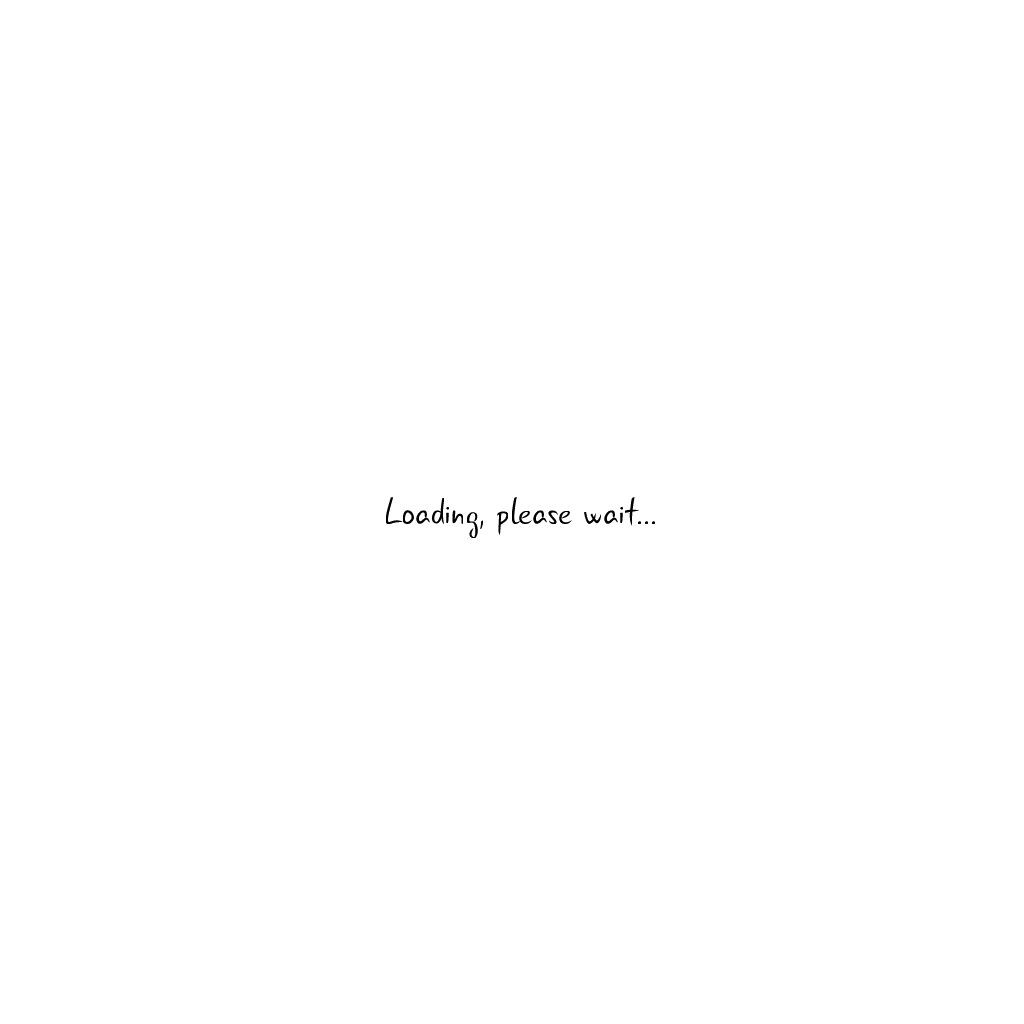
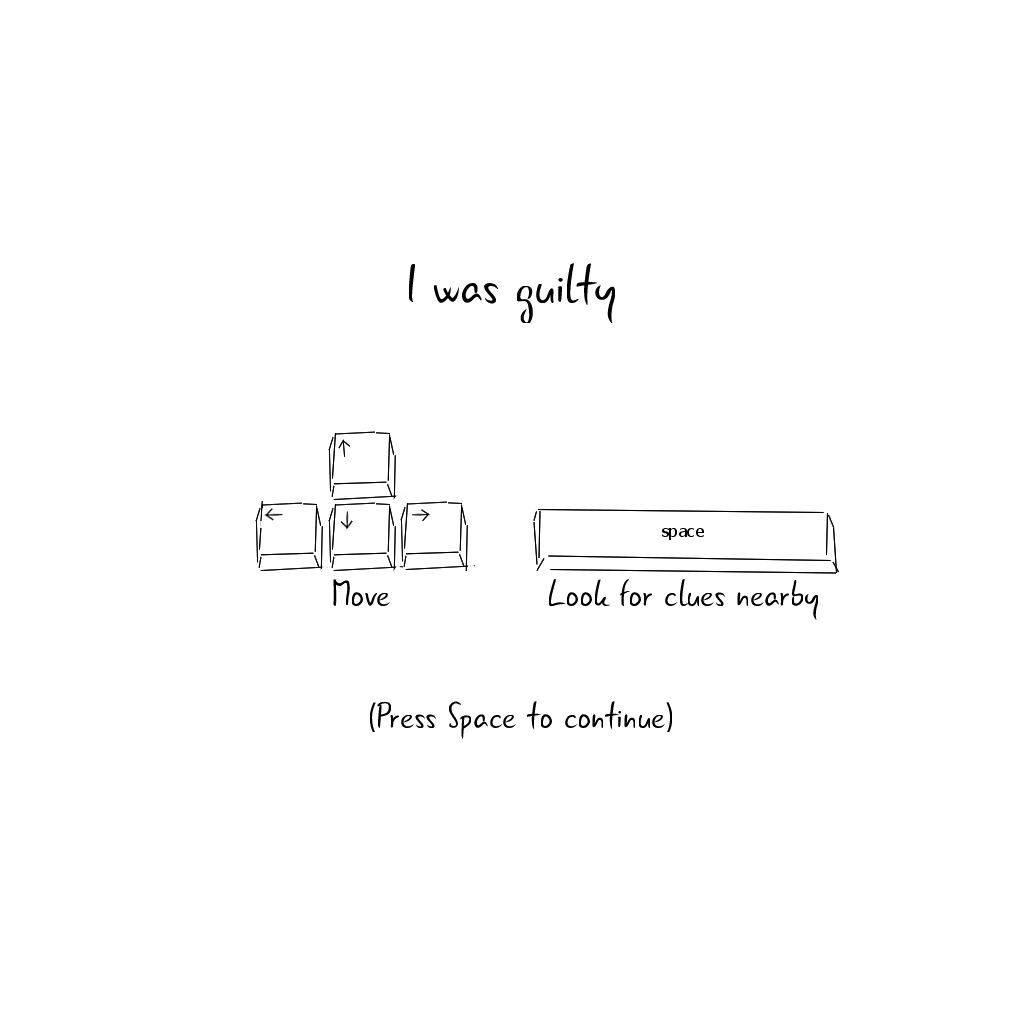
Layer changes from the first w=1024, h=1024 image to the second:
showed "keyboard keys" over left=255, top=431, right=839, bottom=739
